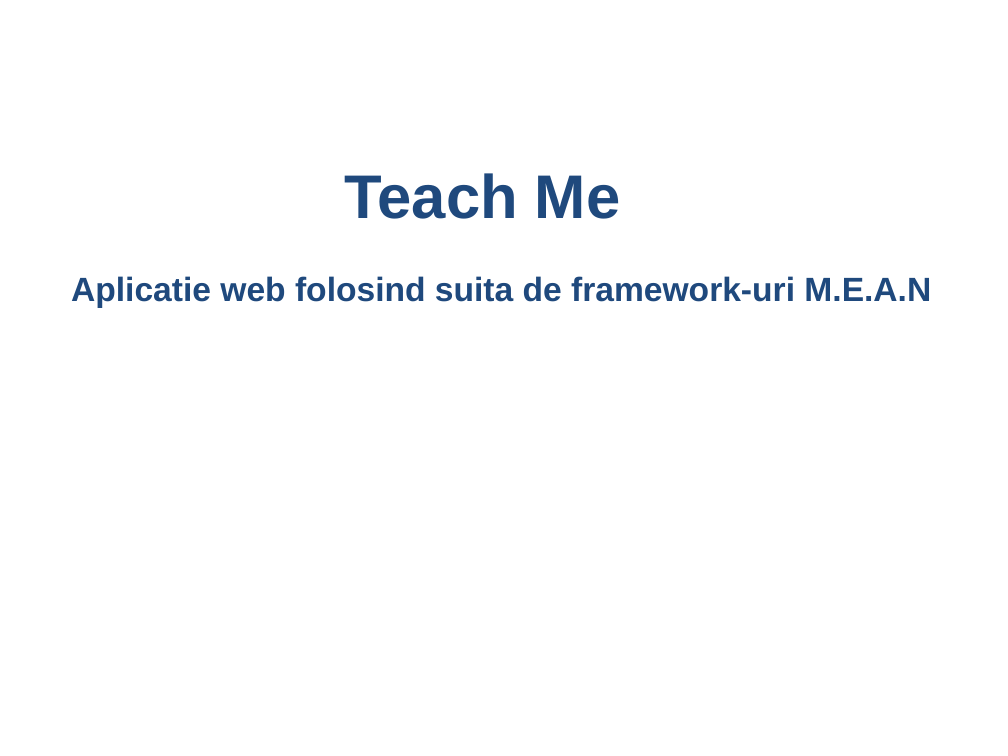
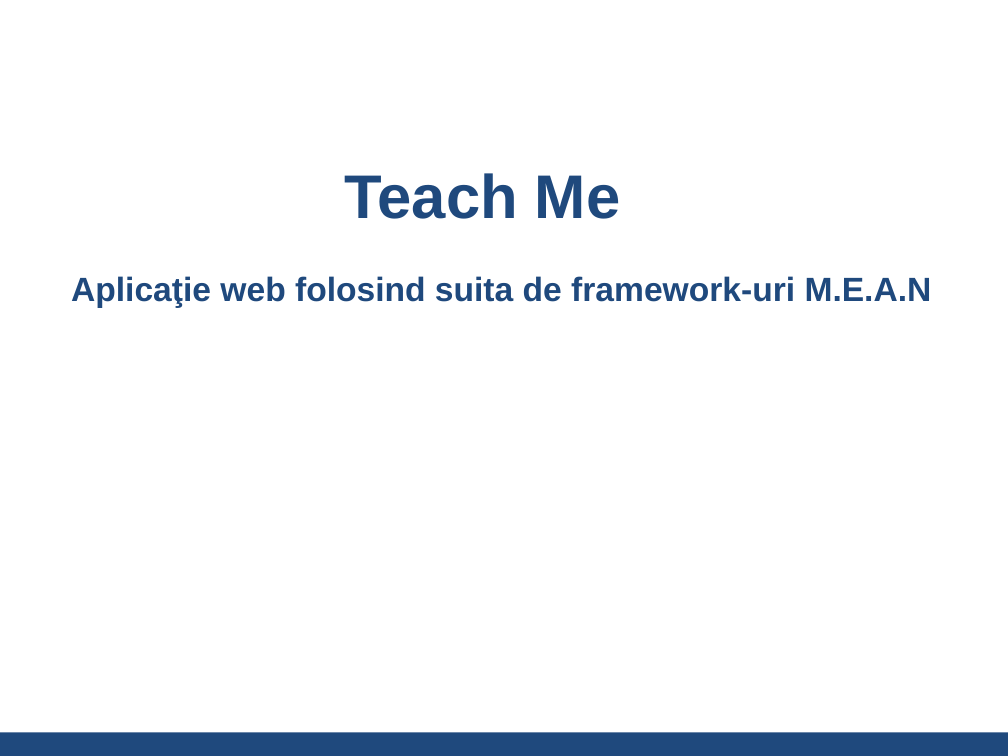
Before and after one commit to LucaAndrei/TeachMe-Online, a slide deck: slide 1 of documentatie/Prezentare Powerpoint/Prezentare Licenta Luca Andrei.ppt. Drawn at 1008x756 pixels with LibreOffice and Linux fonts; fonts in the diff are those of the drawing; background and template pictures are left out. Boxes give left, top, right and bottom in pixels: in the first picture for what was removed or moved away, otherwise in the second. Text is boxed around its words. In the diff, an @@ line names an element or a change of style, - is before the commit and + after.

```diff
--- a/documentatie/Prezentare Powerpoint/Prezentare Licenta Luca Andrei.ppt
+++ b/documentatie/Prezentare Powerpoint/Prezentare Licenta Luca Andrei.ppt
@@ text at [71, 276, 932, 308]: text changed @@
-Aplicatie web folosind suita de framework-uri M.E.A.N
+Aplicaţie web folosind suita de framework-uri M.E.A.N
@@ rectangle added at [0, 733, 1008, 756], fill #1F497D @@
```
Also in this commit, not shown: 4 other slides changed, 6 slides added, 5 slides removed, 17 other files.
